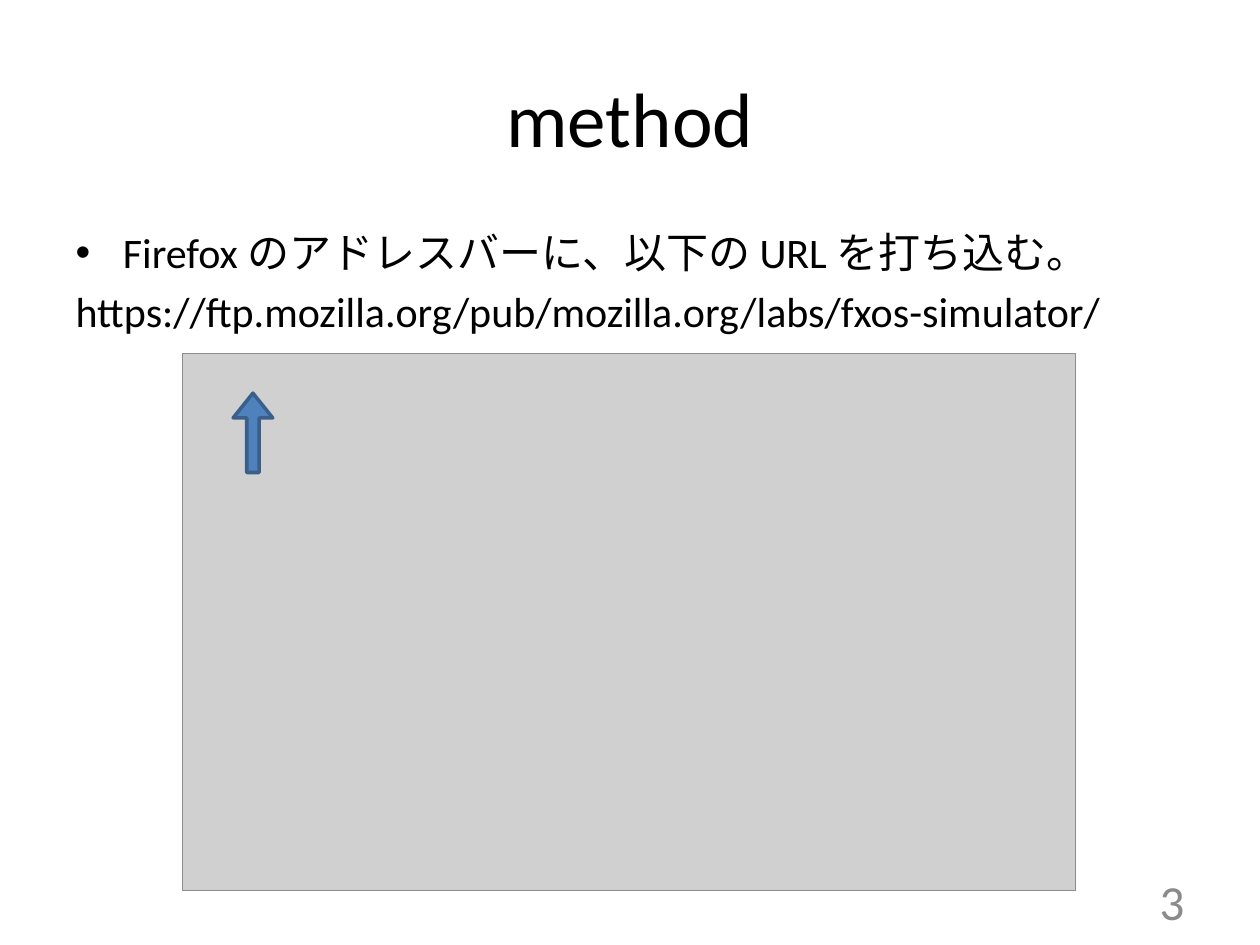
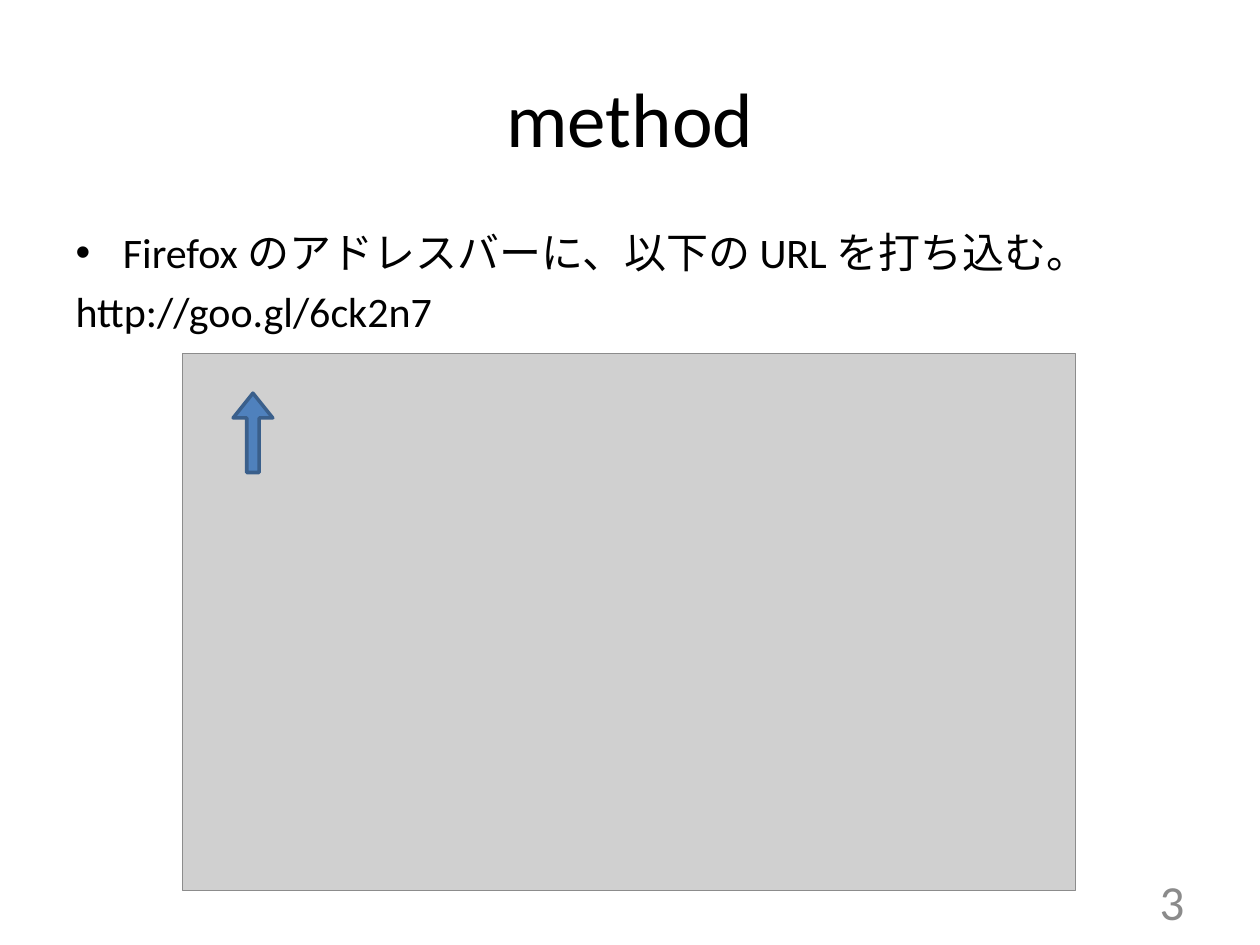
Before and after one commit to chuo-u-openproject/tel.min, a slide deck: slide 3 of ppt/install_apps_2_flame.pptx. Drawn at 1260x945 pixels with LibreOffice and Linux fonts; fonts in the diff are those of the drawing; grey boxes stand for pictures; background and template pictures are left out. Boxes give left, top, right and bottom in pixels: in the first picture for what was removed or moved away, otherwise in the second. Text is boxed around its words. In the diff, an @@ line names an element or a change of style, - is before the commit and + after.

```diff
--- a/ppt/install_apps_2_flame.pptx
+++ b/ppt/install_apps_2_flame.pptx
@@ text at (x1=76, y1=297, x2=432, y2=335): text changed @@
-https://ftp.mozilla.org/pub/mozilla.org/labs/fxos-simulator/
+http://goo.gl/6ck2n7
```
Also in this commit, not shown: 3 other files.
